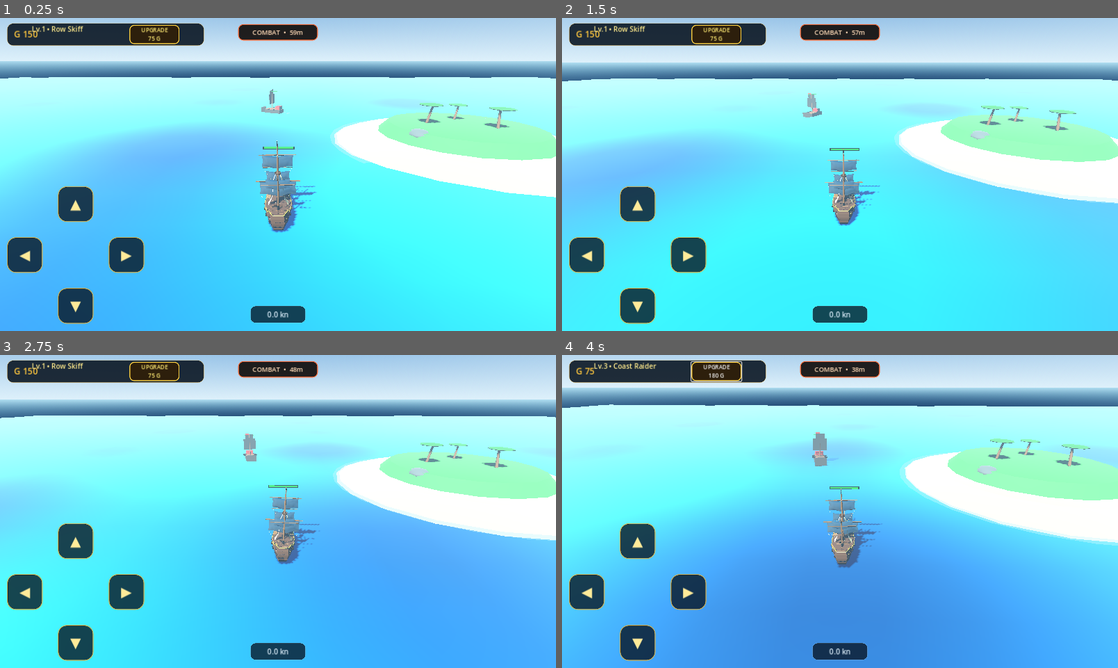
Above: before the commit, frames 1-4 (two rows, left to right).
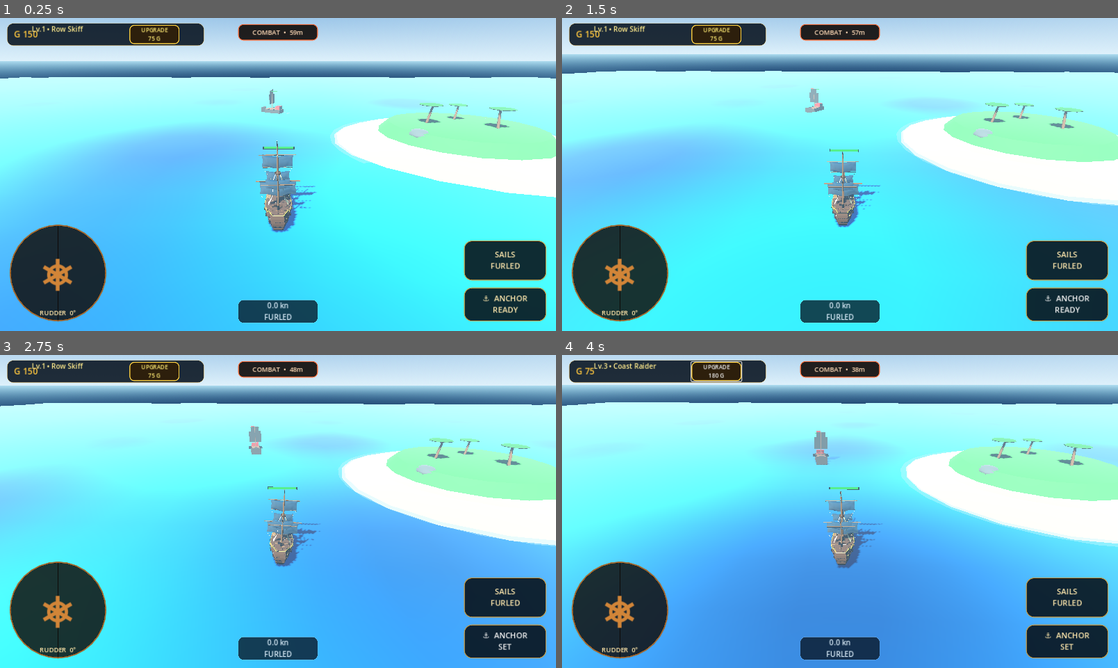
Above: after the commit, the same moments.

Repository: za99405com-ui/Pirate-Seasonline
Game: Godot game, scene res://scenes/world/world.tscn
The game is run twice, just before and just after one commit, with the same random seed, the same clock (stepped at 60 frames per second) and the same inputs.
Inputs (mouse positions are in pixels of both pictures, inside the frame that each line leads up to):
- Up to frame 1 (0.25 s): no input
- Up to frame 2 (1.5 s): click (1067, 305) at 0.5 s, where only the run after the commit has a clickable "⚓ ANCHOR READY"; click (1067, 305) at 1.25 s, where only the run after the commit has a clickable "⚓ ANCHOR SET"
- Up to frame 3 (2.75 s): click (505, 642) at 2 s, where only the run after the commit has a clickable "⚓ ANCHOR READY"
- Up to frame 4 (4 s): click "UPGRADE 75 G" at 2.75 s; click "UPGRADE 120 G" at 3.5 s

The runs differ from the first frame. In frame 1, 10% of the frame differs, in the area x 1-99%, y 53-98%; in frame 2, 20%; in frame 3, 23%, in the area x 0-100%, y 9-98%; in frame 4, 14%.

Commit message:
controls: replace arrows with helm sails and anchor UI

Diff:
--- a/godot_game/scripts/ui/hud.gd
+++ b/godot_game/scripts/ui/hud.gd
@@ -22,20 +22,20 @@
 var world_controller: Node = null
 var combat_panel: PanelContainer = null
 var combat_label: Label = null
-var dpad_root: Control = null
-var dpad_up: Button = null
-var dpad_down: Button = null
-var dpad_left: Button = null
-var dpad_right: Button = null
-var dpad_up_held: bool = false
-var dpad_down_held: bool = false
-var dpad_left_held: bool = false
-var dpad_right_held: bool = false
-var dpad_touch_vectors: Dictionary = {}
-var dpad_touch_modes: Dictionary = {}
-var mouse_dpad_active: bool = false
-var mouse_dpad_mode: String = ""
-var mouse_dpad_vector: Vector2 = Vector2.ZERO
+
+var helm_root: Control = null
+var helm_background: Panel = null
+var helm_wheel: Label = null
+var helm_status: Label = null
+var right_sailing_root: Control = null
+var sails_button: Button = null
+var anchor_button: Button = null
+
+var helm_touch_index: int = -1
+var helm_mouse_active: bool = false
+var helm_last_angle: float = 0.0
+var helm_rotation: float = 0.0
+var helm_max_rotation: float = deg_to_rad(115.0)
 
 func _ready() -> void:
 	world_controller = get_parent()
@@ -46,10 +46,10 @@
 	GameManager.ship_storage_changed.connect(_on_ship_storage_changed)
 
 	_apply_clean_layout()
-	_create_dpad()
+	_create_sailing_controls()
 	_create_combat_indicator()
-	if not get_viewport().size_changed.is_connected(_layout_dpad):
-		get_viewport().size_changed.connect(_layout_dpad)
+	if not get_viewport().size_changed.is_connected(_layout_sailing_controls):
+		get_viewport().size_changed.connect(_layout_sailing_controls)
 
 	_on_gold_changed(GameManager.gold)
 	var current_info := ShipProgressionData.get_level_info(GameManager.current_ship_level)
@@ -72,12 +72,14 @@
 		joystick.visible = false
 		joystick.mouse_filter = Control.MOUSE_FILTER_IGNORE
 
-	# No aiming / firing UI in this clean foundation build.
-	# We are validating sailing, automatic combat detection and combat camera first.
 	if fire_left_btn:
 		fire_left_btn.visible = false
 	if fire_right_btn:
 		fire_right_btn.visible = false
+
+	var left_controls := $Controls/LeftControls as Control
+	if left_controls:
+		left_controls.visible = false
 
 	var right_controls := $Controls/RightControls as Control
 	if right_controls:
@@ -91,199 +93,245 @@
 		top_bar.offset_bottom = 64.0
 
 	if speed_panel:
-		speed_panel.offset_left = -64.0
-		speed_panel.offset_top = -58.0
-		speed_panel.offset_right = 64.0
+		speed_panel.offset_left = -92.0
+		speed_panel.offset_top = -72.0
+		speed_panel.offset_right = 92.0
 		speed_panel.offset_bottom = -18.0
 
-func _create_dpad() -> void:
+func _create_sailing_controls() -> void:
 	if not controls_root:
 		return
 
-	dpad_root = Control.new()
-	dpad_root.name = "DPad"
-	dpad_root.anchor_left = 0.0
-	dpad_root.anchor_top = 1.0
-	dpad_root.anchor_right = 0.0
-	dpad_root.anchor_bottom = 1.0
-	dpad_root.grow_vertical = Control.GROW_DIRECTION_BEGIN
-	controls_root.add_child(dpad_root)
-
-	# Only four visible buttons. Sliding one finger between them blends the movement.
-	dpad_up = _make_dpad_button("▲")
-	dpad_down = _make_dpad_button("▼")
-	dpad_left = _make_dpad_button("◀")
-	dpad_right = _make_dpad_button("▶")
-
-	for button in [dpad_up, dpad_down, dpad_left, dpad_right]:
-		dpad_root.add_child(button)
-		button.toggle_mode = true
-		button.mouse_filter = Control.MOUSE_FILTER_IGNORE
-
-	_layout_dpad()
-
-func _make_dpad_button(symbol: String) -> Button:
+	# Left: physical helm. It holds the rudder angle where the player leaves it.
+	helm_root = Control.new()
+	helm_root.name = "HelmControl"
+	helm_root.anchor_left = 0.0
+	helm_root.anchor_top = 1.0
+	helm_root.anchor_right = 0.0
+	helm_root.anchor_bottom = 1.0
+	helm_root.mouse_filter = Control.MOUSE_FILTER_IGNORE
+	controls_root.add_child(helm_root)
+
+	helm_background = Panel.new()
+	helm_background.mouse_filter = Control.MOUSE_FILTER_IGNORE
+	var helm_style := StyleBoxFlat.new()
+	helm_style.bg_color = Color(0.055, 0.033, 0.018, 0.82)
+	helm_style.border_width_left = 3
+	helm_style.border_width_top = 3
+	helm_style.border_width_right = 3
+	helm_style.border_width_bottom = 3
+	helm_style.border_color = Color(0.64, 0.39, 0.15, 0.95)
+	helm_style.corner_radius_top_left = 120
+	helm_style.corner_radius_top_right = 120
+	helm_style.corner_radius_bottom_left = 120
+	helm_style.corner_radius_bottom_right = 120
+	helm_background.add_theme_stylebox_override("panel", helm_style)
+	helm_root.add_child(helm_background)
+
+	helm_wheel = Label.new()
+	helm_wheel.text = "⎈"
+	helm_wheel.horizontal_alignment = HORIZONTAL_ALIGNMENT_CENTER
+	helm_wheel.vertical_alignment = VERTICAL_ALIGNMENT_CENTER
+	helm_wheel.mouse_filter = Control.MOUSE_FILTER_IGNORE
+	helm_wheel.add_theme_font_size_override("font_size", 128)
+	helm_wheel.add_theme_color_override("font_color", Color(0.82, 0.52, 0.22, 1.0))
+	helm_root.add_child(helm_wheel)
+
+	helm_status = Label.new()
+	helm_status.text = "RUDDER  0°"
+	helm_status.horizontal_alignment = HORIZONTAL_ALIGNMENT_CENTER
+	helm_status.vertical_alignment = VERTICAL_ALIGNMENT_CENTER
+	helm_status.mouse_filter = Control.MOUSE_FILTER_IGNORE
+	helm_status.add_theme_font_size_override("font_size", 15)
+	helm_status.add_theme_color_override("font_color", Color(1.0, 0.90, 0.66, 1.0))
+	helm_root.add_child(helm_status)
+
+	# Right: one sail control plus a separate anchor.
+	right_sailing_root = Control.new()
+	right_sailing_root.name = "SailingActions"
+	right_sailing_root.anchor_left = 1.0
+	right_sailing_root.anchor_top = 1.0
+	right_sailing_root.anchor_right = 1.0
+	right_sailing_root.anchor_bottom = 1.0
+	controls_root.add_child(right_sailing_root)
+
+	sails_button = _make_action_button("SAILS\nFURLED")
+	anchor_button = _make_action_button("⚓  ANCHOR\nREADY")
+	right_sailing_root.add_child(sails_button)
+	right_sailing_root.add_child(anchor_button)
+	sails_button.pressed.connect(_cycle_sails)
+	anchor_button.pressed.connect(_toggle_anchor)
+
+	_layout_sailing_controls()
+
+func _make_action_button(text_value: String) -> Button:
 	var button := Button.new()
-	button.text = symbol
+	button.text = text_value
 	button.focus_mode = Control.FOCUS_NONE
-	button.add_theme_font_size_override("font_size", 32)
+	button.add_theme_font_size_override("font_size", 18)
+	button.add_theme_color_override("font_color", Color(1.0, 0.91, 0.68, 1.0))
 
 	var normal := StyleBoxFlat.new()
-	normal.bg_color = Color(0.025, 0.07, 0.12, 0.78)
+	normal.bg_color = Color(0.025, 0.06, 0.09, 0.88)
 	normal.border_width_left = 2
 	normal.border_width_top = 2
 	normal.border_width_right = 2
 	normal.border_width_bottom = 2
-	normal.border_color = Color(0.86, 0.68, 0.24, 0.82)
-	normal.corner_radius_top_left = 20
-	normal.corner_radius_top_right = 20
-	normal.corner_radius_bottom_left = 20
-	normal.corner_radius_bottom_right = 20
+	normal.border_color = Color(0.78, 0.58, 0.22, 0.90)
+	normal.corner_radius_top_left = 18
+	normal.corner_radius_top_right = 18
+	normal.corner_radius_bottom_left = 18
+	normal.corner_radius_bottom_right = 18
 
 	var pressed := normal.duplicate() as StyleBoxFlat
-	pressed.bg_color = Color(0.24, 0.15, 0.045, 0.96)
-	pressed.border_color = Color(1.0, 0.86, 0.34, 1.0)
+	pressed.bg_color = Color(0.25, 0.15, 0.045, 0.98)
+	pressed.border_color = Color(1.0, 0.84, 0.32, 1.0)
 
 	button.add_theme_stylebox_override("normal", normal)
 	button.add_theme_stylebox_override("hover", normal)
 	button.add_theme_stylebox_override("pressed", pressed)
-	button.add_theme_color_override("font_color", Color(1.0, 0.92, 0.60, 1.0))
 	return button
 
-func _layout_dpad() -> void:
-	if not dpad_root:
+func _layout_sailing_controls() -> void:
+	if not helm_root or not right_sailing_root:
 		return
 
 	var viewport_size: Vector2 = get_viewport().get_visible_rect().size
-	var dpad_size: float = clampf(viewport_size.y * 0.44, 270.0, 350.0)
-	var button_size: float = dpad_size * 0.26
-	var center: float = dpad_size * 0.5
-	var half_button: float = button_size * 0.5
-	var far: float = dpad_size - button_size
-	var edge: float = 16.0
-
-	dpad_root.offset_left = edge
-	dpad_root.offset_top = -dpad_size - edge
-	dpad_root.offset_right = edge + dpad_size
-	dpad_root.offset_bottom = -edge
-
-	_place_dpad_button(dpad_up, center - half_button, 0.0, button_size)
-	_place_dpad_button(dpad_down, center - half_button, far, button_size)
-	_place_dpad_button(dpad_left, 0.0, center - half_button, button_size)
-	_place_dpad_button(dpad_right, far, center - half_button, button_size)
-
-func _place_dpad_button(button: Button, x: float, y: float, button_size: float) -> void:
-	if not button:
-		return
-	button.position = Vector2(x, y)
-	button.size = Vector2(button_size, button_size)
-	button.custom_minimum_size = Vector2(button_size, button_size)
+	var wheel_size: float = clampf(viewport_size.y * 0.31, 190.0, 245.0)
+	var edge: float = 22.0
+
+	helm_root.offset_left = edge
+	helm_root.offset_top = -wheel_size - edge
+	helm_root.offset_right = edge + wheel_size
+	helm_root.offset_bottom = -edge
+
+	helm_background.position = Vector2.ZERO
+	helm_background.size = Vector2(wheel_size, wheel_size)
+	helm_wheel.position = Vector2.ZERO
+	helm_wheel.size = Vector2(wheel_size, wheel_size)
+	helm_wheel.pivot_offset = Vector2(wheel_size * 0.5, wheel_size * 0.5)
+	helm_status.position = Vector2(0.0, wheel_size - 34.0)
+	helm_status.size = Vector2(wheel_size, 28.0)
+
+	var action_width: float = clampf(viewport_size.x * 0.17, 150.0, 190.0)
+	var sail_height: float = 92.0
+	var anchor_height: float = 78.0
+	var gap: float = 16.0
+	var total_height: float = sail_height + gap + anchor_height
+
+	right_sailing_root.offset_left = -action_width - edge
+	right_sailing_root.offset_top = -total_height - edge
+	right_sailing_root.offset_right = -edge
+	right_sailing_root.offset_bottom = -edge
+
+	sails_button.position = Vector2(0.0, 0.0)
+	sails_button.size = Vector2(action_width, sail_height)
+	anchor_button.position = Vector2(0.0, sail_height + gap)
+	anchor_button.size = Vector2(action_width, anchor_height)
 
 func _input(event: InputEvent) -> void:
-	# Start on one of the four arrows. If the finger starts on forward/back,
-	# sliding sideways keeps full throttle and adds rudder instead of weakening speed.
+	if not helm_root:
+		return
+
 	if event is InputEventScreenTouch:
 		var touch := event as InputEventScreenTouch
-		if touch.pressed:
-			var mode := _dpad_start_mode(touch.position)
-			if not mode.is_empty():
-				dpad_touch_modes[touch.index] = mode
-				dpad_touch_vectors[touch.index] = _dpad_vector_for_drag(mode, touch.position)
-				get_viewport().set_input_as_handled()
-		else:
-			if dpad_touch_modes.has(touch.index):
-				dpad_touch_modes.erase(touch.index)
-				dpad_touch_vectors.erase(touch.index)
-				get_viewport().set_input_as_handled()
-		_refresh_dpad_input()
+		if touch.pressed and helm_touch_index == -1 and helm_root.get_global_rect().has_point(touch.position):
+			helm_touch_index = touch.index
+			helm_last_angle = _helm_pointer_angle(touch.position)
+			get_viewport().set_input_as_handled()
+		elif not touch.pressed and touch.index == helm_touch_index:
+			helm_touch_index = -1
+			get_viewport().set_input_as_handled()
 	elif event is InputEventScreenDrag:
 		var drag := event as InputEventScreenDrag
-		if dpad_touch_modes.has(drag.index):
-			var mode := String(dpad_touch_modes[drag.index])
-			dpad_touch_vectors[drag.index] = _dpad_vector_for_drag(mode, drag.position)
+		if drag.index == helm_touch_index:
+			_turn_helm_to_pointer(drag.position)
 			get_viewport().set_input_as_handled()
-			_refresh_dpad_input()
 	elif event is InputEventMouseButton:
 		var mouse := event as InputEventMouseButton
 		if mouse.button_index == MOUSE_BUTTON_LEFT:
-			if mouse.pressed:
-				mouse_dpad_mode = _dpad_start_mode(mouse.position)
-				mouse_dpad_active = not mouse_dpad_mode.is_empty()
-				if mouse_dpad_active:
-					mouse_dpad_vector = _dpad_vector_for_drag(mouse_dpad_mode, mouse.position)
-			else:
-				mouse_dpad_active = false
-				mouse_dpad_mode = ""
-				mouse_dpad_vector = Vector2.ZERO
-			_refresh_dpad_input()
-	elif event is InputEventMouseMotion and mouse_dpad_active:
+			if mouse.pressed and helm_root.get_global_rect().has_point(mouse.position):
+				helm_mouse_active = true
+				helm_last_angle = _helm_pointer_angle(mouse.position)
+				get_viewport().set_input_as_handled()
+			elif not mouse.pressed and helm_mouse_active:
+				helm_mouse_active = false
+				get_viewport().set_input_as_handled()
+	elif event is InputEventMouseMotion and helm_mouse_active:
 		var motion := event as InputEventMouseMotion
-		mouse_dpad_vector = _dpad_vector_for_drag(mouse_dpad_mode, motion.position)
-		_refresh_dpad_input()
-
-func _dpad_start_mode(screen_position: Vector2) -> String:
-	if dpad_up and dpad_up.get_global_rect().has_point(screen_position):
-		return "up"
-	if dpad_down and dpad_down.get_global_rect().has_point(screen_position):
-		return "down"
-	if dpad_left and dpad_left.get_global_rect().has_point(screen_position):
-		return "left"
-	if dpad_right and dpad_right.get_global_rect().has_point(screen_position):
-		return "right"
-	return ""
-
-func _dpad_vector_for_drag(mode: String, screen_position: Vector2) -> Vector2:
-	if not dpad_root:
-		return Vector2.ZERO
-
-	var rect: Rect2 = dpad_root.get_global_rect()
+		_turn_helm_to_pointer(motion.position)
+		get_viewport().set_input_as_handled()
+
+func _helm_pointer_angle(screen_position: Vector2) -> float:
+	var rect: Rect2 = helm_root.get_global_rect()
 	var center: Vector2 = rect.position + rect.size * 0.5
-	var horizontal_range: float = maxf(rect.size.x * 0.44, 1.0)
-	var steer: float = clampf((screen_position.x - center.x) / horizontal_range, -1.0, 1.0)
-
-	match mode:
-		"up":
-			return Vector2(steer * 0.68, -1.0)
-		"down":
-			return Vector2(steer * 0.68, 1.0)
-		"left":
-			return Vector2(-1.0, 0.0)
-		"right":
-			return Vector2(1.0, 0.0)
-	return Vector2.ZERO
-
-func _refresh_dpad_input() -> void:
-	var combined := Vector2.ZERO
-	for value in dpad_touch_vectors.values():
-		if value is Vector2:
-			combined += value as Vector2
-	if mouse_dpad_active:
-		combined += mouse_dpad_vector
-
-	# Clamp each axis separately: forward + rudder must keep full forward throttle.
-	combined.x = clampf(combined.x, -1.0, 1.0)
-	combined.y = clampf(combined.y, -1.0, 1.0)
-
-	dpad_left_held = combined.x < -0.18
-	dpad_right_held = combined.x > 0.18
-	dpad_up_held = combined.y < -0.18
-	dpad_down_held = combined.y > 0.18
-
-	if dpad_up:
-		dpad_up.set_pressed_no_signal(dpad_up_held)
-	if dpad_down:
-		dpad_down.set_pressed_no_signal(dpad_down_held)
-	if dpad_left:
-		dpad_left.set_pressed_no_signal(dpad_left_held)
-	if dpad_right:
-		dpad_right.set_pressed_no_signal(dpad_right_held)
-
-	_send_dpad_vector(combined)
-
-func _send_dpad_vector(input_vector: Vector2) -> void:
-	if not player_ship or not is_instance_valid(player_ship) or not player_ship.has_method("set_joystick_input"):
-		return
-	player_ship.call("set_joystick_input", input_vector)
+	var offset: Vector2 = screen_position - center
+	return atan2(offset.y, offset.x)
+
+func _turn_helm_to_pointer(screen_position: Vector2) -> void:
+	var new_angle: float = _helm_pointer_angle(screen_position)
+	var delta_angle: float = wrapf(new_angle - helm_last_angle, -PI, PI)
+	helm_last_angle = new_angle
+	helm_rotation = clampf(helm_rotation + delta_angle, -helm_max_rotation, helm_max_rotation)
+
+	if helm_wheel:
+		helm_wheel.rotation = helm_rotation
+
+	var rudder_value: float = clampf(helm_rotation / helm_max_rotation, -1.0, 1.0)
+	if player_ship and is_instance_valid(player_ship) and player_ship.has_method("set_rudder_input"):
+		player_ship.call("set_rudder_input", rudder_value)
+	_update_helm_status(rudder_value)
+
+func _update_helm_status(rudder_value: float) -> void:
+	if not helm_status:
+		return
+	var degrees_value: int = int(round(absf(rudder_value) * 35.0))
+	if absf(rudder_value) < 0.04:
+		helm_status.text = "RUDDER  0°"
+	elif rudder_value > 0.0:
+		helm_status.text = "RUDDER  %d°  RIGHT" % degrees_value
+	else:
+		helm_status.text = "RUDDER  %d°  LEFT" % degrees_value
+
+func _cycle_sails() -> void:
+	if not player_ship or not is_instance_valid(player_ship) or not player_ship.has_method("get_sail_level"):
+		return
+	var current_level: int = int(player_ship.call("get_sail_level"))
+	var next_level: int = (current_level + 1) % 3
+	player_ship.call("set_sail_level", next_level)
+	_update_sailing_buttons()
+
+func _toggle_anchor() -> void:
+	if not player_ship or not is_instance_valid(player_ship) or not player_ship.has_method("toggle_anchor"):
+		return
+	player_ship.call("toggle_anchor")
+	_update_sailing_buttons()
+
+func _update_sailing_buttons() -> void:
+	if not player_ship or not is_instance_valid(player_ship):
+		return
+
+	if sails_button and player_ship.has_method("get_sail_level"):
+		var sail_level: int = int(player_ship.call("get_sail_level"))
+		match sail_level:
+			1:
+				sails_button.text = "SAILS\nHALF"
+			2:
+				sails_button.text = "SAILS\nFULL"
+			_:
+				sails_button.text = "SAILS\nFURLED"
+
+	if anchor_button and player_ship.has_method("is_anchor_deployed"):
+		var deployed: bool = bool(player_ship.call("is_anchor_deployed"))
+		var set_now: bool = false
+		if player_ship.has_method("is_anchor_set"):
+			set_now = bool(player_ship.call("is_anchor_set"))
+		if not deployed:
+			anchor_button.text = "⚓  ANCHOR\nREADY"
+		elif set_now:
+			anchor_button.text = "⚓  ANCHOR\nSET"
+		else:
+			anchor_button.text = "⚓  ANCHOR\nDROPPING..."
 
 func _create_combat_indicator() -> void:
 	combat_panel = PanelContainer.new()
@@ -322,6 +370,7 @@
 	player_ship = player
 	if player_ship and "storage" in player_ship and player_ship.storage:
 		_on_ship_storage_changed(player_ship.storage.used_storage, player_ship.storage.storage_capacity)
+	_update_sailing_buttons()
 
 func _process(_delta: float) -> void:
 	if not player_ship or not is_instance_valid(player_ship):
@@ -332,11 +381,19 @@
 		var travel_active: bool = false
 		if player_ship.has_method("is_travel_mode"):
 			travel_active = bool(player_ship.call("is_travel_mode"))
-		if travel_active:
-			speed_label.text = "TRAVEL ×1.5  •  %.1f kn" % speed_value
-		else:
-			speed_label.text = "%.1f kn" % speed_value
-
+
+		var sail_name: String = "FURLED"
+		if player_ship.has_method("get_sail_level"):
+			match int(player_ship.call("get_sail_level")):
+				1:
+					sail_name = "HALF SAIL"
+				2:
+					sail_name = "FULL SAIL"
+
+		var prefix: String = "TRAVEL ×1.5  •  " if travel_active else ""
+		speed_label.text = "%s%.1f kn\n%s" % [prefix, speed_value, sail_name]
+
+	_update_sailing_buttons()
 	_update_combat_indicator()
 	_update_upgrade_button()
 
